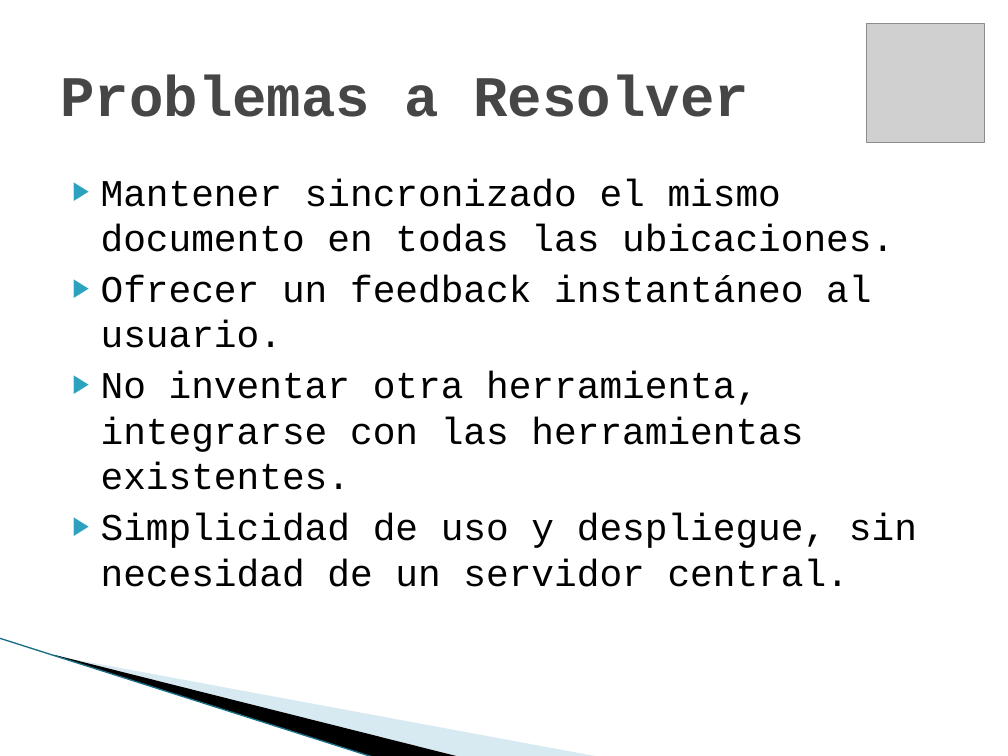
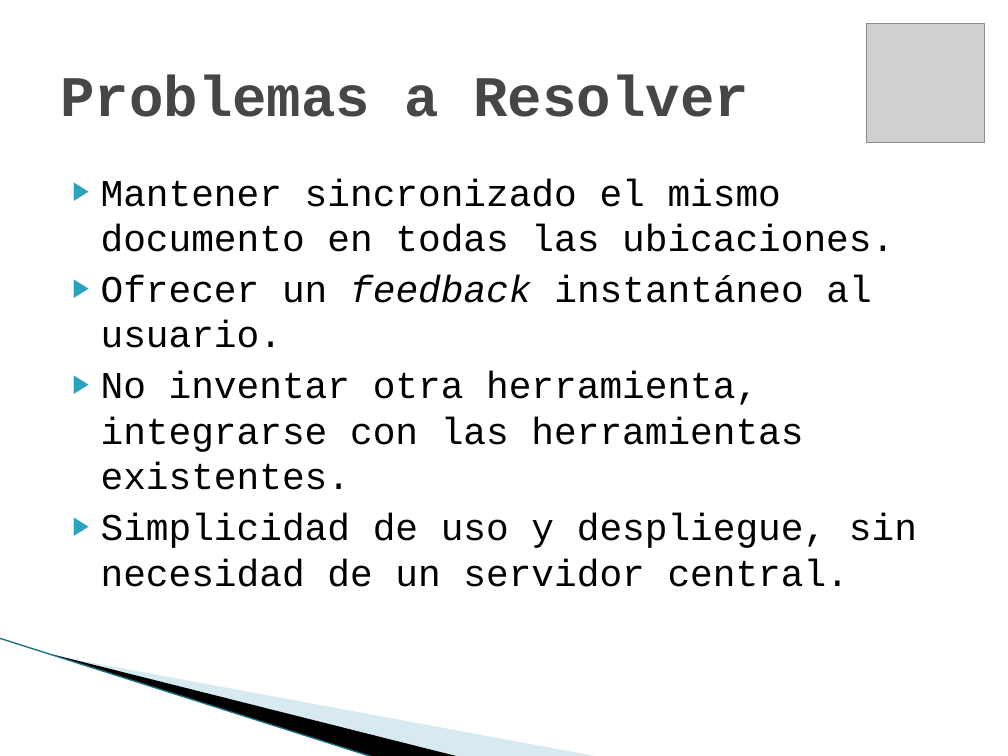
Before and after one commit to maurociancio/parallel-editor, a slide deck: slide 5 of doc/presentacion/presentacion.pptx. Drawn at 1008x756 pixels with LibreOffice and Linux fonts; fonts in the diff are those of the drawing; grey boxes stand for pictures; background and template pictures are left out. Boxes give left, top, right and bottom in pixels: in the first picture for what was removed or moved away, otherwise in the second. Text is boxed around its words. In the diff, an @@ line names an element or a change of style, - is before the commit and + after.

```diff
--- a/doc/presentacion/presentacion.pptx
+++ b/doc/presentacion/presentacion.pptx
@@ text at <box>101,275,871,348</box>: italic on in "feedback" @@
```
Also in this commit, not shown: 7 other slides changed.
